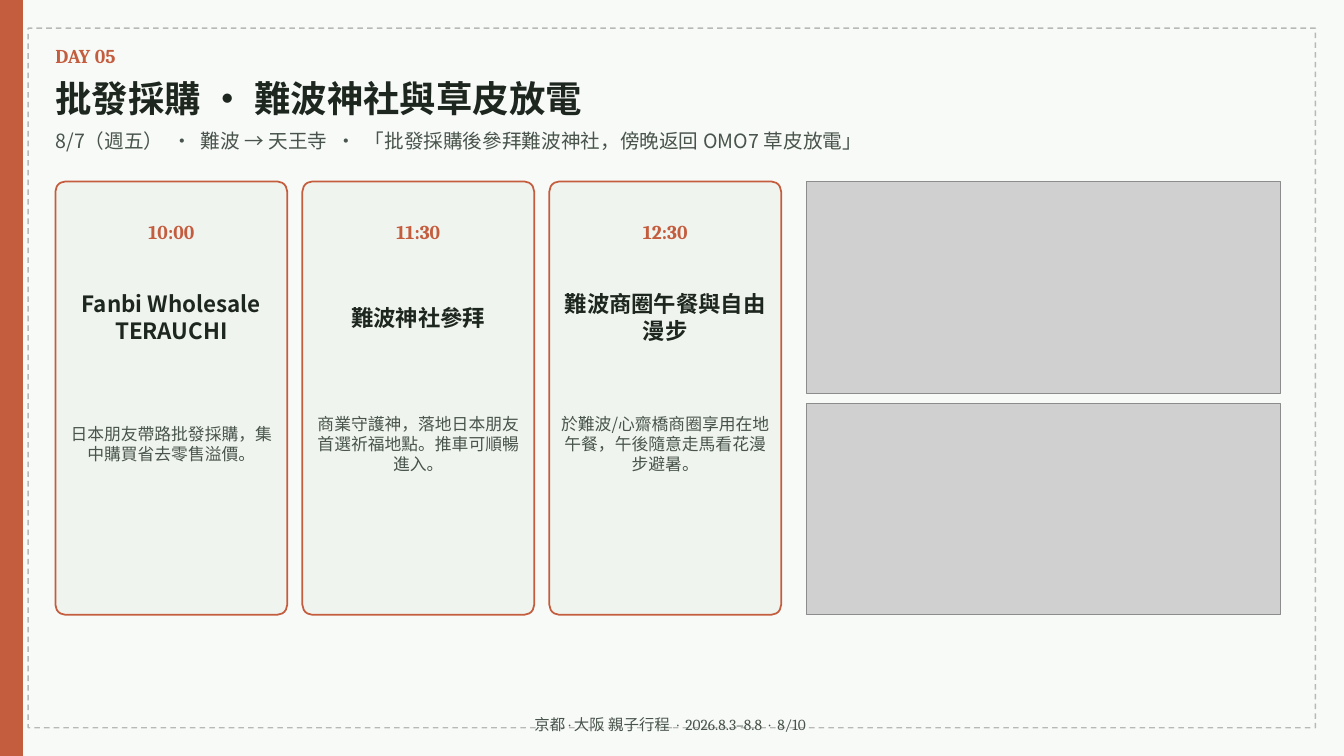
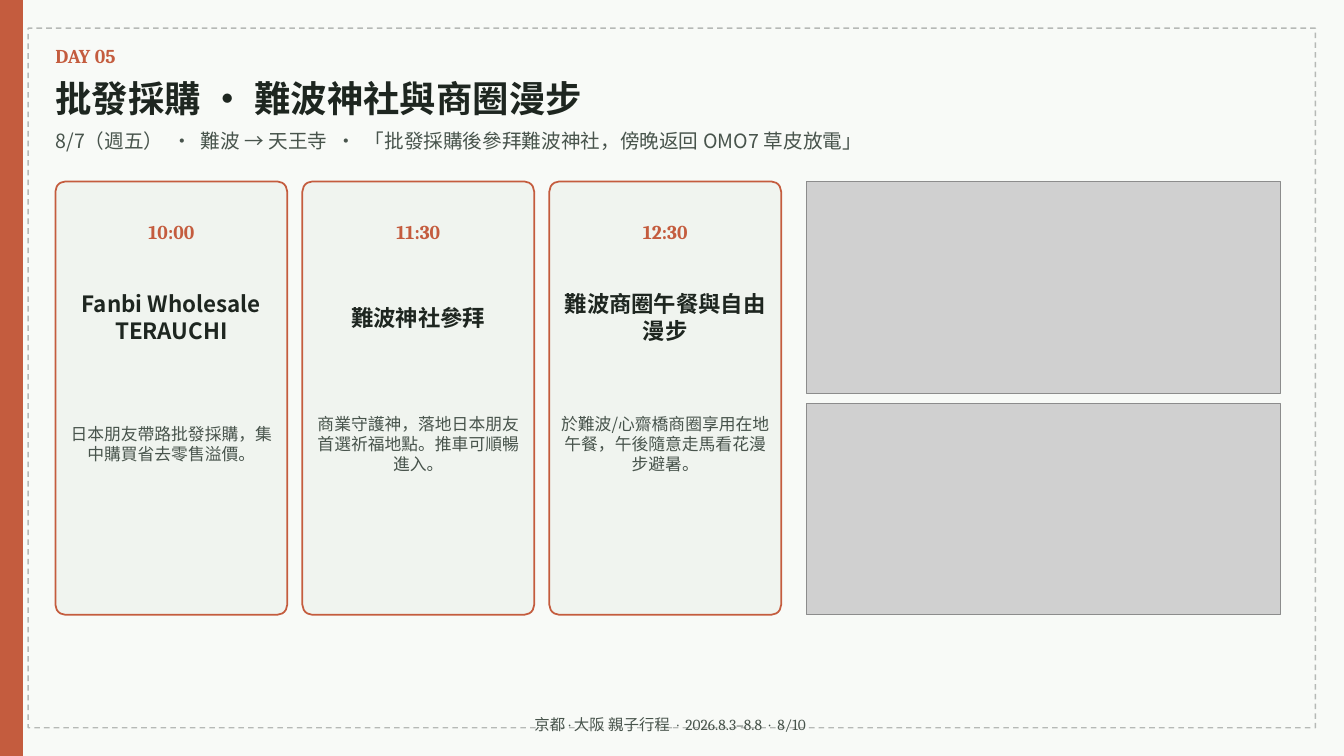
Before and after one commit to maxchan-stack/family-trip-kyoto-osaka-2026, a slide deck: slide 8 of itinerary.pptx. Drawn at 1344x756 pixels with LibreOffice and Linux fonts; fonts in the diff are those of the drawing; grey boxes stand for pictures. Boxes give left, top, right and bottom in pixels: in the first picture for what was removed or moved away, otherwise in the second. Text is boxed around its words. In the diff, an @@ line names an element or a change of style, - is before the commit and + after.

Commit message:
fix: 統一D5全站頁籤、卡片與標題文字為難波商圈漫步

```diff
--- a/itinerary.pptx
+++ b/itinerary.pptx
@@ text at (x1=55, y1=81, x2=582, y2=116): text changed @@
-批發採購 · 難波神社與草皮放電
+批發採購 · 難波神社與商圈漫步
```
Also in this commit, not shown: 1 other slide changed, 2 other files.
